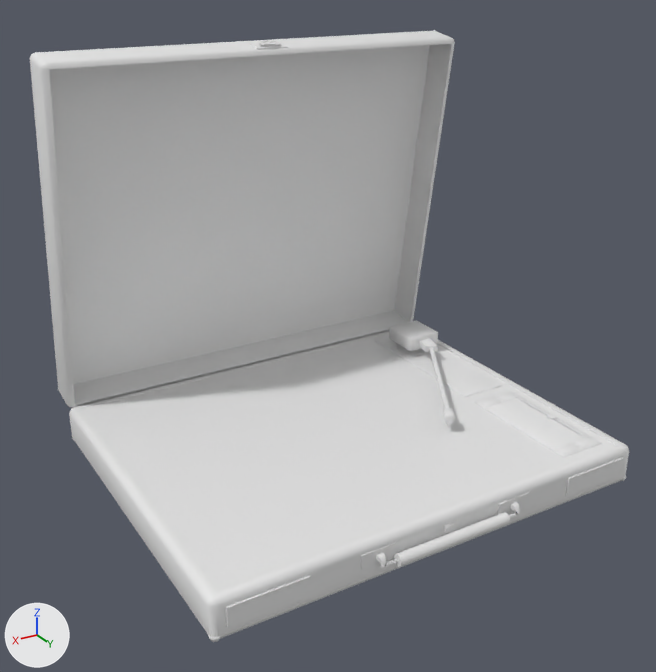
What one commit did to the FBX model Assets/fbx/props/turntable/turntable.fbx.
Before and after are seen from a 50 mm lens placed at (-1.561, 0.14, 1.155), pointed at (-2.126, -0.801, 0.684). Every picture has the same lights, and +X, +Y and +Z are marked at lower left. Where no turn or scale is listed for an object, it has been applied to the vertices.

Objects in the first picture: 'turntable'.
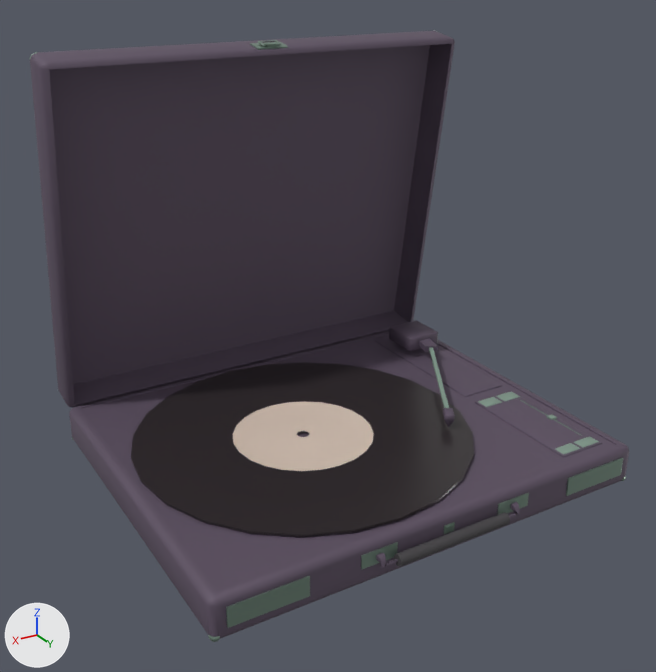
Where the newer file only moved an object's origin or applied its transform, the numbers keep the older frame.

Edits to the bpy script that builds the scene:
```text
Add img_defaultmaterial_base_color_jpg:
    img_defaultmaterial_base_color_jpg = load_image('DefaultMaterial_Base_color.jpg', 'textures/DefaultMaterial_Base_color.jpg', 2048, 2048, 'sRGB')
Add img_defaultmaterial_normal_opengl_jpg:
    img_defaultmaterial_normal_opengl_jpg = load_image('DefaultMaterial_Normal_OpenGL.jpg', 'textures/DefaultMaterial_Normal_OpenGL.jpg', 2048, 2048, 'Non-Color')
Add img_defaultmaterial_roughness_jpg:
    img_defaultmaterial_roughness_jpg = load_image('DefaultMaterial_Roughness.jpg', 'textures/DefaultMaterial_Roughness.jpg', 2048, 2048, 'Non-Color')
Add img_defaultmaterial_metallic_jpg:
    img_defaultmaterial_metallic_jpg = load_image('DefaultMaterial_Metallic.jpg', 'textures/DefaultMaterial_Metallic.jpg', 2048, 2048, 'Non-Color')
Add mat_turntable:
    mat_turntable = bpy.data.materials.new('turntable')
    # uses the picture img_defaultmaterial_base_color_jpg
    # uses the picture img_defaultmaterial_metallic_jpg
    # uses the picture img_defaultmaterial_normal_opengl_jpg
    # uses the picture img_defaultmaterial_roughness_jpg
Change me_cube_179:
    where me_cube_179.from_pydata(...)  # 1125 vertices, 1126 faces; spans x -2.457..-1.84, y -1.111..-0.543, z 0.484..1.037
    add me_cube_179.materials.append(mat_turntable)
Add me_circle:
    me_circle.from_pydata(...)  # 312 vertices, 312 faces; spans x -0.231..0.231, y -0.231..0.231, z -0.001..0.001
    me_circle.materials.append(mat_turntable)
Add ob_vinyl_record:
    ob_vinyl_record = bpy.data.objects.new('vinyl record', me_circle)
    ob_vinyl_record.location = (-2.091, -0.809, 0.543)
```

What differs and where, as boxes (x1, y1, x2, y2) in the pictures (656 x 672 px):
'turntable', recoloured
    both: (30, 30, 629, 642)
'vinyl record', added
    after: (131, 362, 474, 536)
